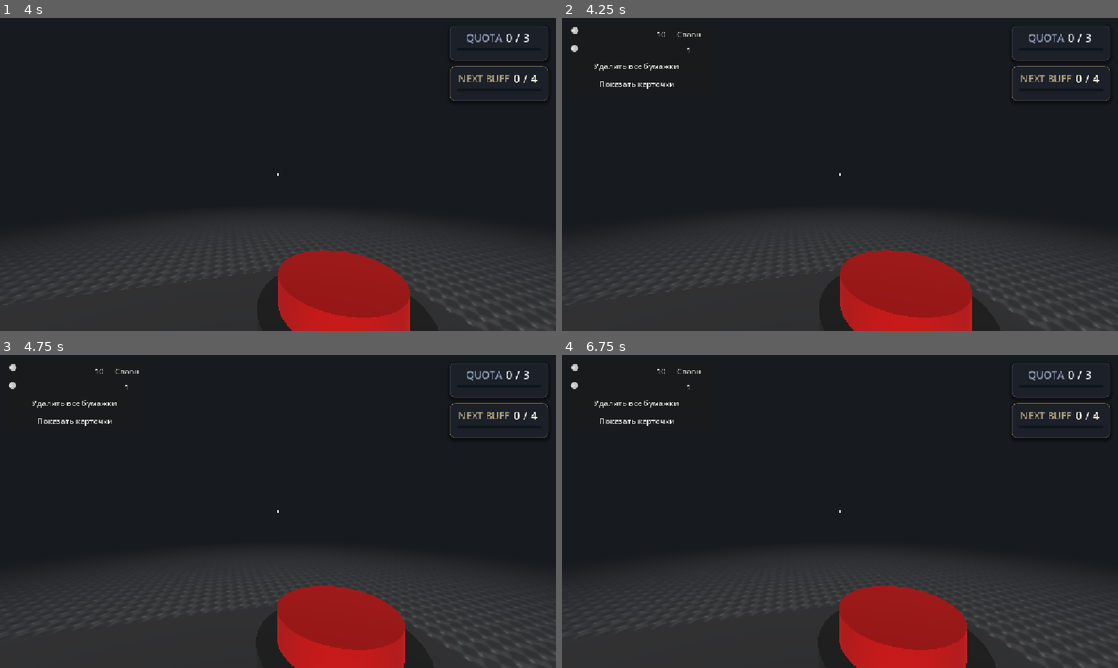
Above: before the commit, frames 1-4 (two rows, left to right).
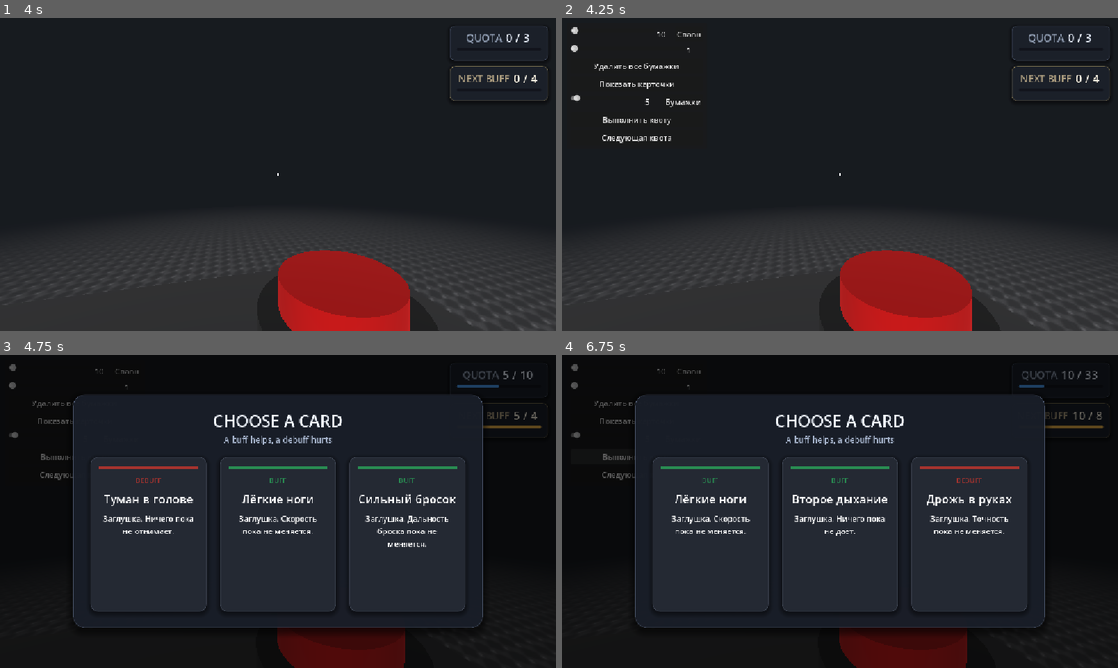
Above: after the commit, the same moments.

Repository: AvSBF/nerdy-papers
Game: Godot game, scene res://Scenes/World.tscn
The game is run twice, just before and just after one commit, with the same random seed, the same clock (stepped at 60 frames per second) and the same inputs.
Inputs (mouse positions are in pixels of both pictures, inside the frame that each line leads up to):
- Up to frame 1 (4 s): tap Enter at 0.5, 2.75 s; move the mouse to (305, 174) at 0.52 s; hold E (interact) 0.53-1.28 s; hold W (key_forward) from 0.53 s (still down); move the mouse to (250, 174) at 1.27 s; tap Shift (sprint) at 1.35 s; tap Space at 2, 3.5 s; move the mouse to (289, 168) at 2.02 s; hold G (throw) 2.03-2.78 s; move the mouse to (272, 180) at 2.77 s; tap E (interact) at 2.85 s; move the mouse to (316, 177) at 3.52 s; hold Shift (sprint) from 3.53 s (still down)
- Up to frame 2 (4.25 s): keep holding W (key_forward); keep holding Shift (sprint); tap F2 (debug_menu) at 4.15 s
- Up to frame 3 (4.75 s): release W (key_forward) at 4.25 s; release Shift (sprint) at 4.25 s; click (122, 439) at 4.25 s, where only the run after the commit has a clickable "Бумажки"
- Up to frame 4 (6.75 s): click (689, 370) at 5 s, where only the run before the commit has a clickable "Спавн"; click (712, 533) at 5.77 s; click (634, 455) at 6.5 s, where only the run after the commit has a clickable "Выполнить квоту"

Frame 1 is identical in both runs. In frame 2, 0.3% of the frame differs, in the area x 1-25%, y 24-40%; in frame 3, 30%, in the area x 0-100%, y 2-100%; in frame 4, 30%.

Commit message:
feat: add quota and deposit debug controls

Diff:
--- a/Prefabs/DebugMenu.tscn
+++ b/Prefabs/DebugMenu.tscn
@@ -9,7 +9,7 @@
 offset_left = 10.0
 offset_top = 10.0
 offset_right = 300.0
-offset_bottom = 150.0
+offset_bottom = 250.0
 
 [node name="Margin" type="MarginContainer" parent="Panel"]
 theme_override_constants/margin_left = 8
@@ -56,3 +56,26 @@
 
 [node name="ForceCardsButton" type="Button" parent="Panel/Margin/VBox"]
 text = "Показать карточки"
+
+[node name="DepositRow" type="HBoxContainer" parent="Panel/Margin/VBox"]
+
+[node name="DepositCountSlider" type="HSlider" parent="Panel/Margin/VBox/DepositRow"]
+custom_minimum_size = Vector2(120, 0)
+size_flags_horizontal = 3
+min_value = 1.0
+max_value = 100.0
+step = 1.0
+value = 5.0
+
+[node name="DepositCountValue" type="Label" parent="Panel/Margin/VBox/DepositRow"]
+custom_minimum_size = Vector2(34, 0)
+text = "5"
+
+[node name="DepositButton" type="Button" parent="Panel/Margin/VBox/DepositRow"]
+text = "Бумажки"
+
+[node name="CompleteQuotaButton" type="Button" parent="Panel/Margin/VBox"]
+text = "Выполнить квоту"
+
+[node name="NextQuotaButton" type="Button" parent="Panel/Margin/VBox"]
+text = "Следующая квота"
--- a/Scripts/UI/debug_menu.gd
+++ b/Scripts/UI/debug_menu.gd
@@ -8,8 +8,14 @@
 @onready var max_held_value : Label = $Panel/Margin/VBox/MaxHeldRow/MaxHeldValue
 @onready var delete_button : Button = $Panel/Margin/VBox/DeleteButton
 @onready var force_cards_button : Button = $Panel/Margin/VBox/ForceCardsButton
+@onready var deposit_count_slider : HSlider = $Panel/Margin/VBox/DepositRow/DepositCountSlider
+@onready var deposit_count_value : Label = $Panel/Margin/VBox/DepositRow/DepositCountValue
+@onready var deposit_button : Button = $Panel/Margin/VBox/DepositRow/DepositButton
+@onready var complete_quota_button : Button = $Panel/Margin/VBox/CompleteQuotaButton
+@onready var next_quota_button : Button = $Panel/Margin/VBox/NextQuotaButton
 
 @onready var interactor : Node = get_tree().current_scene.get_node("Player/Interactor")
+@onready var round : Node = get_tree().current_scene.get_node("Round Controller")
 
 func _ready() -> void:
 	panel.visible = false
@@ -18,8 +24,13 @@
 	spawn_button.pressed.connect(_on_spawn_pressed)
 	delete_button.pressed.connect(_on_delete_pressed)
 	force_cards_button.pressed.connect(_on_force_cards_pressed)
+	deposit_count_slider.value_changed.connect(_on_deposit_count_changed)
+	deposit_button.pressed.connect(_on_deposit_pressed)
+	complete_quota_button.pressed.connect(_on_complete_quota_pressed)
+	next_quota_button.pressed.connect(_on_next_quota_pressed)
 	_on_spawn_count_changed(spawn_count_slider.value)
 	_on_max_held_changed(max_held_slider.value)
+	_on_deposit_count_changed(deposit_count_slider.value)
 
 func _unhandled_input(event: InputEvent) -> void:
 	if event.is_action_pressed("debug_menu"):
@@ -61,3 +72,18 @@
 	var buff_ui := get_tree().current_scene.get_node("BuffCardUI") as Node
 	if buff_ui != null and buff_ui.has_method("force_show"):
 		buff_ui.force_show()
+
+func _on_deposit_count_changed(value: float) -> void:
+	deposit_count_value.text = str(int(value))
+
+func _on_deposit_pressed() -> void:
+	if round != null:
+		round.add_deposits(int(deposit_count_slider.value))
+
+func _on_complete_quota_pressed() -> void:
+	if round != null:
+		round.complete_quota()
+
+func _on_next_quota_pressed() -> void:
+	if round != null:
+		round.next_quota_stage()
